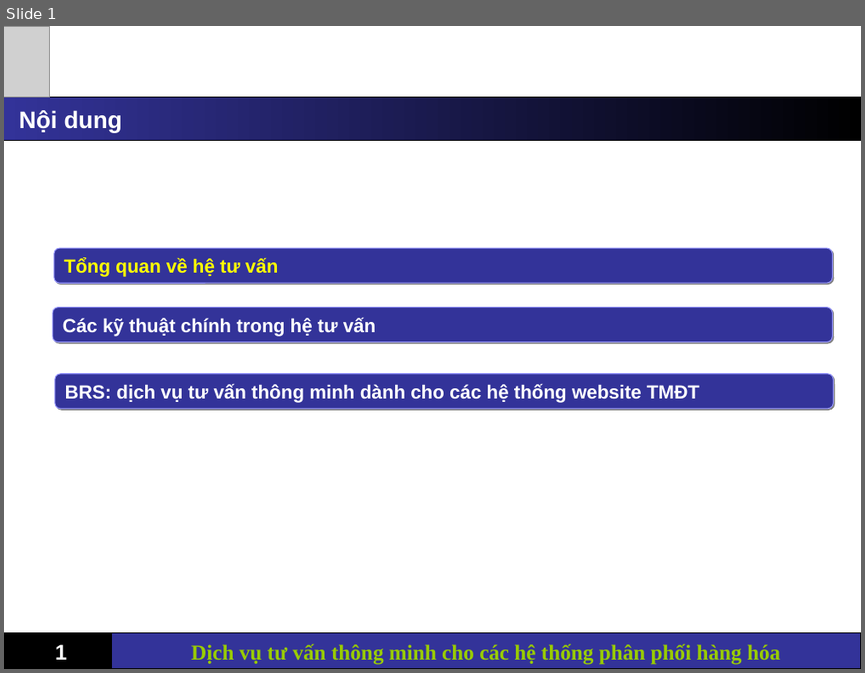
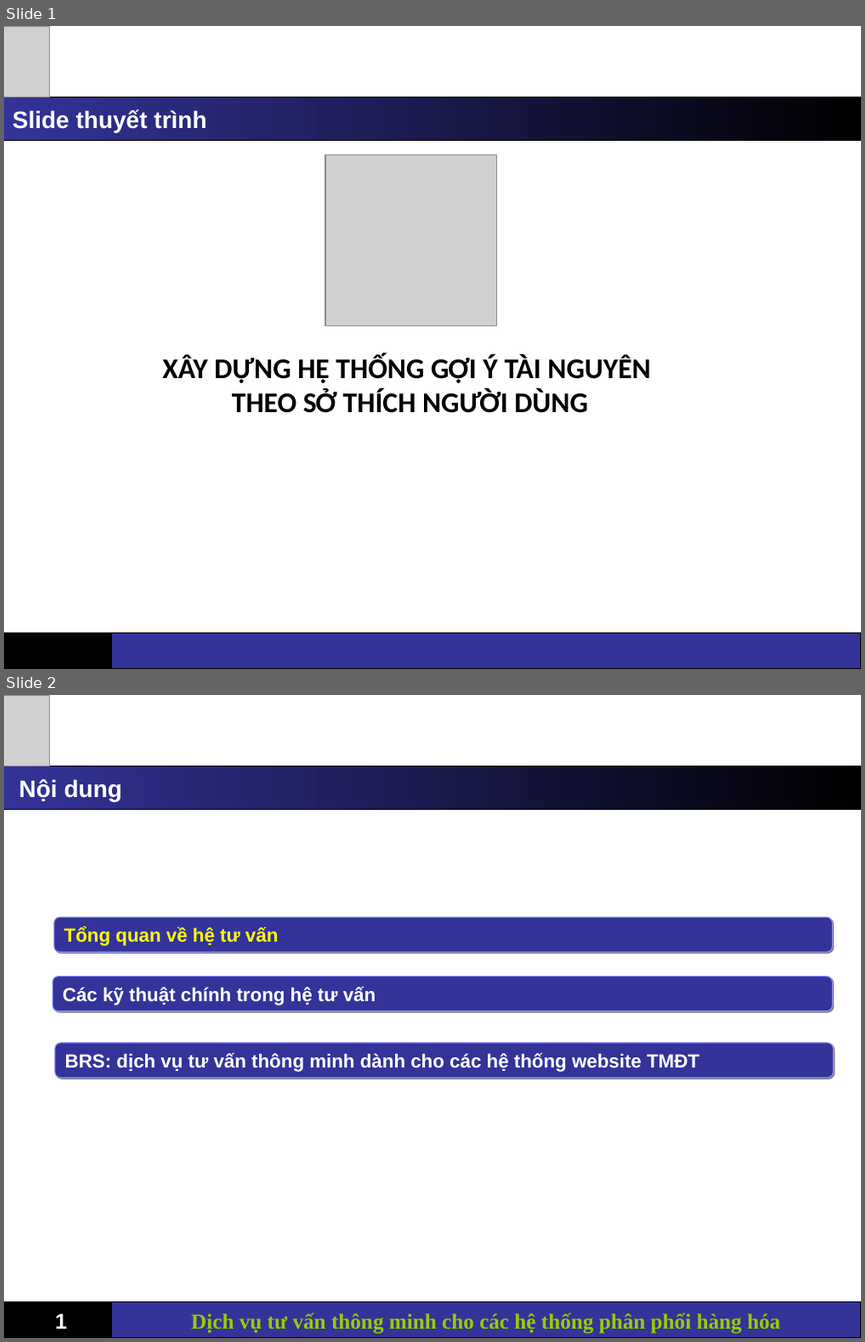
Before and after one commit to tuankhac/BTL_DOAN_CONGCU, a slide deck: slide/S1.ppt. Shown one above the other, each under a label of ours: slide 1 before the commit, slides 1 and 2 after it. The pictures are 865x673 and 865x1342 pixels, drawn with LibreOffice and Linux fonts; fonts in the diff are those of the drawing; grey boxes stand for pictures. Boxes give left, top, right and bottom in pixels: in the first picture for what was removed or moved away, otherwise in the second. Text is boxed around its words. In the diff, an @@ line names an element or a change of style, - is before the commit and + after.

```diff
--- a/slide/S1.ppt
+++ b/slide/S1.ppt
@@ slide 1 added at [4, 26, 861, 669], background #FFFFFF @@
@@ picture added at [4, 26, 49, 97] @@
@@ rectangle added at [4, 97, 861, 140], fill gradient #333399 to #000000, outline #000000 0.74 pt, 20 pt, text #FFFFFF, bold @@
+Slide thuyết trình
@@ picture added at [325, 154, 496, 326] @@
@@ text added at [162, 355, 650, 413], 24 pt, text #000000, bold @@
+XÂY DỰNG HỆ THỐNG GỢI Ý TÀI NGUYÊN
+THEO SỞ THÍCH NGƯỜI DÙNG
@@ rectangle added at [4, 633, 118, 669], fill #000000, outline #000000 0.74 pt @@
@@ rectangle added at [111, 633, 861, 669], fill #333399, outline #000000 0.74 pt @@
@@ what was slide 1 is now slide 2 @@
```
Also in this commit, not shown: 1 slide changed, 1 slide removed, 1 other file.
